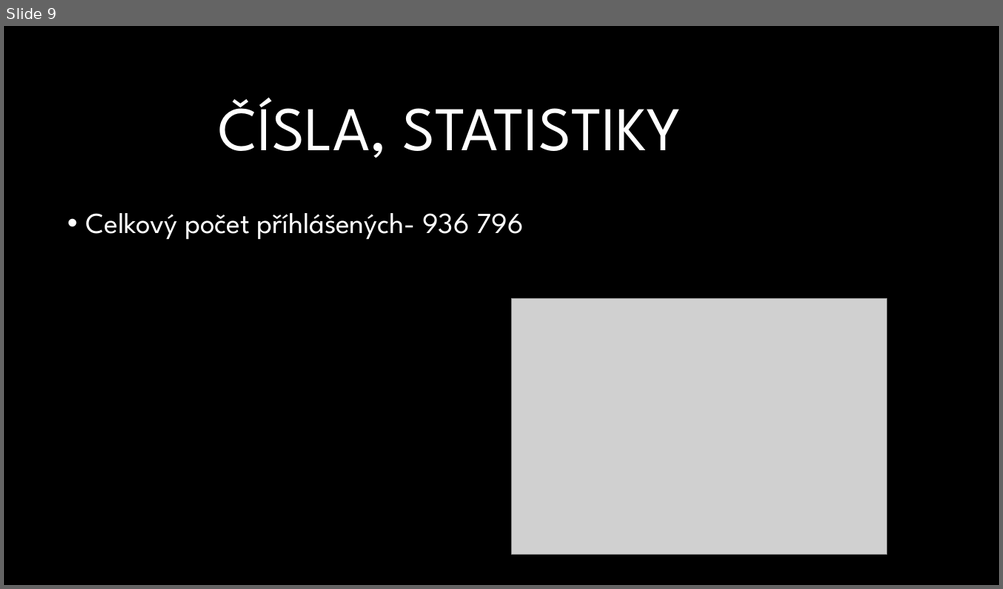
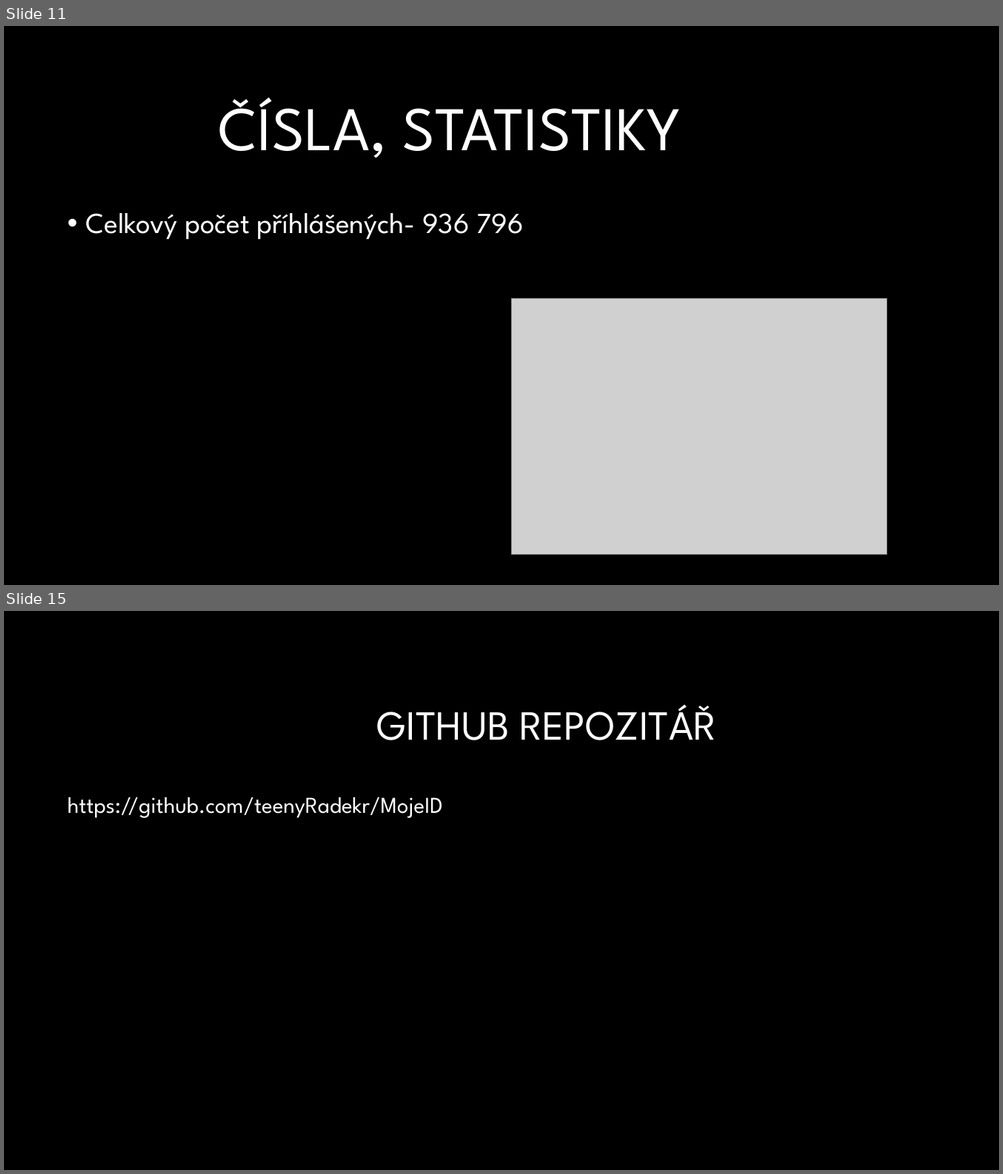
Before and after one commit to teenyRadekr/MojeID, a slide deck: Roller.pptx. Shown one above the other, each under a label of ours: slide 9 before the commit, slides 11 and 15 after it; the slides between them are not shown. The pictures are 1003x589 and 1003x1174 pixels, drawn with LibreOffice and Linux fonts; fonts in the diff are those of the drawing; grey boxes stand for pictures; background and template pictures are left out. Boxes give left, top, right and bottom in pixels: in the first picture for what was removed or moved away, otherwise in the second. Text is boxed around its words. In the diff, an @@ line names an element or a change of style, - is before the commit and + after.

```diff
--- a/Roller.pptx
+++ b/Roller.pptx
@@ slide 15 added at <box>4,611,999,1170</box>, background #000000 @@
@@ title added at <box>377,704,717,741</box>, 40 pt, text #FFFFFF @@
+GITHUB REPOZITÁŘ
@@ text added at <box>68,797,443,818</box>, 22 pt, text #FFFFFF @@
+https://github.com/teenyRadekr/MojeID
@@ what was slide 9 is now slide 11 @@
```
Also in this commit, not shown: 2 slides changed, 4 other slides added, 2 slides removed.
